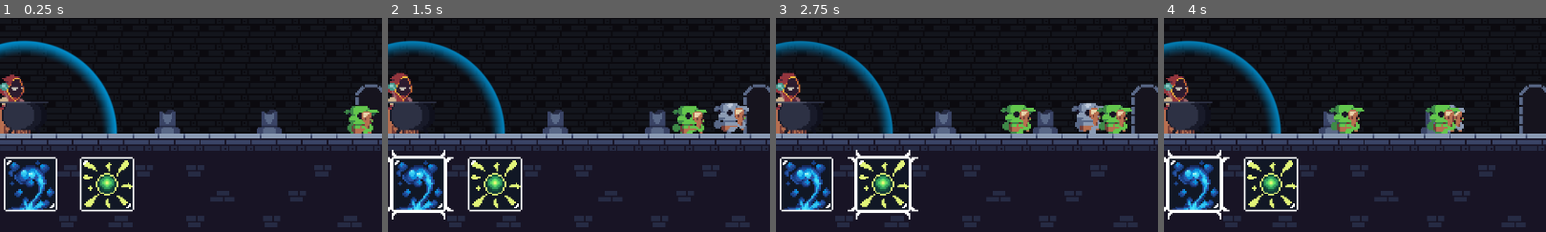
Above: before the commit, frames 1-4 (left to right).
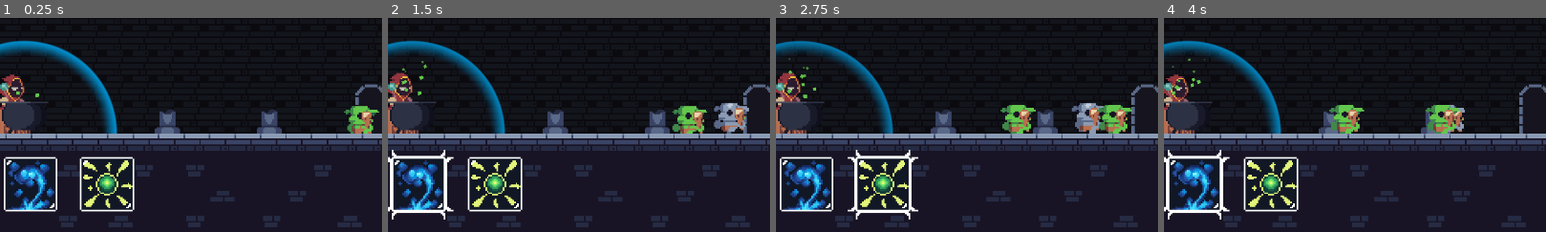
Above: after the commit, the same moments.

Repository: Joao-victor-da-silva/Let_Me_Brew
Game: Godot game, scene res://cenas/jogo.tscn
Two runs of this game, one before a commit and one after it. Both use one fixed random seed, a clock stepped at 60 frames per second and the inputs below.
Inputs (mouse positions are % of the whole screen's width and height, from its top left):
- Up to frame 1 (0.25 s): no input
- Up to frame 2 (1.5 s): click (40, 89) at 0.5 s; click (50, 89) at 1.25 s
- Up to frame 3 (2.75 s): click (60, 89) at 2 s
- Up to frame 4 (4 s): click (40, 89) at 2.75 s; click (50, 89) at 3.5 s
The pictures show only the part of the screen within x 46-96%, y 50-100%; the shares and areas given below are measured in that part.

The runs differ from the first frame. In frame 1, less than 0.1% of the frame differs, in the area x 4-11%, y 34-38%; in frame 2, 0.1%; in frame 3, 0.1%, in the area x 2-11%, y 18-38%; in frame 4, 0.1%.

Commit message:
Bolhas de poção do caldeirão

Diff:
--- a/cenas/mago/mago.tscn
+++ b/cenas/mago/mago.tscn
@@ -98,6 +98,37 @@
 [sub_resource type="CircleShape2D" id="CircleShape2D_e1l5y"]
 radius = 32.0
 
+[sub_resource type="Gradient" id="Gradient_4lhe6"]
+offsets = PackedFloat32Array(0, 0.418006, 1)
+colors = PackedColorArray(0.388235, 0.780392, 0.301961, 1, 0.39143, 0.78, 0.3042, 1, 0.388235, 0.780392, 0.301961, 0)
+
+[sub_resource type="GradientTexture1D" id="GradientTexture1D_7xp8l"]
+gradient = SubResource("Gradient_4lhe6")
+
+[sub_resource type="Curve" id="Curve_egfvb"]
+_data = [Vector2(0, 1), 0.0, -0.204905, 0, 0, Vector2(1, 0), -2.38202, 0.0, 0, 0]
+point_count = 2
+
+[sub_resource type="CurveTexture" id="CurveTexture_64nvi"]
+curve = SubResource("Curve_egfvb")
+
+[sub_resource type="ParticleProcessMaterial" id="ParticleProcessMaterial_o5qc0"]
+particle_flag_disable_z = true
+emission_shape = 3
+emission_box_extents = Vector3(10, 1, 1)
+angle_min = 1.07288e-05
+angle_max = 359.0
+direction = Vector3(0, -1, 0)
+spread = 10.0
+initial_velocity_min = 10.0
+initial_velocity_max = 20.0
+angular_velocity_min = 100.0
+angular_velocity_max = 200.0
+gravity = Vector3(0, 0, 0)
+scale_max = 1.25
+scale_curve = SubResource("CurveTexture_64nvi")
+color_ramp = SubResource("GradientTexture1D_7xp8l")
+
 [node name="Mago" type="Node2D" groups=["mago"]]
 script = ExtResource("1_h3r2y")
 
@@ -248,6 +279,15 @@
 script = ExtResource("9_e1l5y")
 tempo_cooldown = 3.0
 metadata/_edit_lock_ = true
+
+[node name="Bolhas" type="GPUParticles2D" parent="."]
+texture_filter = 1
+position = Vector2(0, -23)
+amount = 12
+texture = ExtResource("1_axpp8")
+lifetime = 2.0
+randomness = 0.25
+process_material = SubResource("ParticleProcessMaterial_o5qc0")
 
 [node name="BarraVida" type="TextureProgressBar" parent="."]
 offset_left = -14.0
Not shown: 1 places in cenas/mago/mago.tscn that only renumber resources
Not shown: 2 places in cenas/tocha.tscn that only renumber resources
